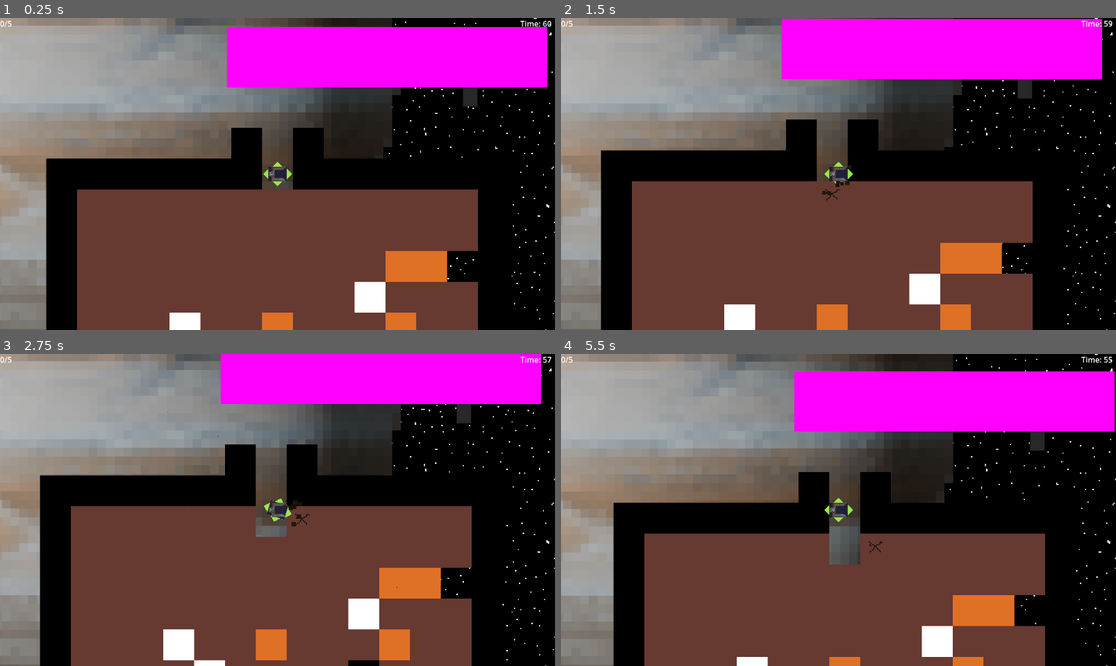
Above: before the commit, frames 1-4 (two rows, left to right).
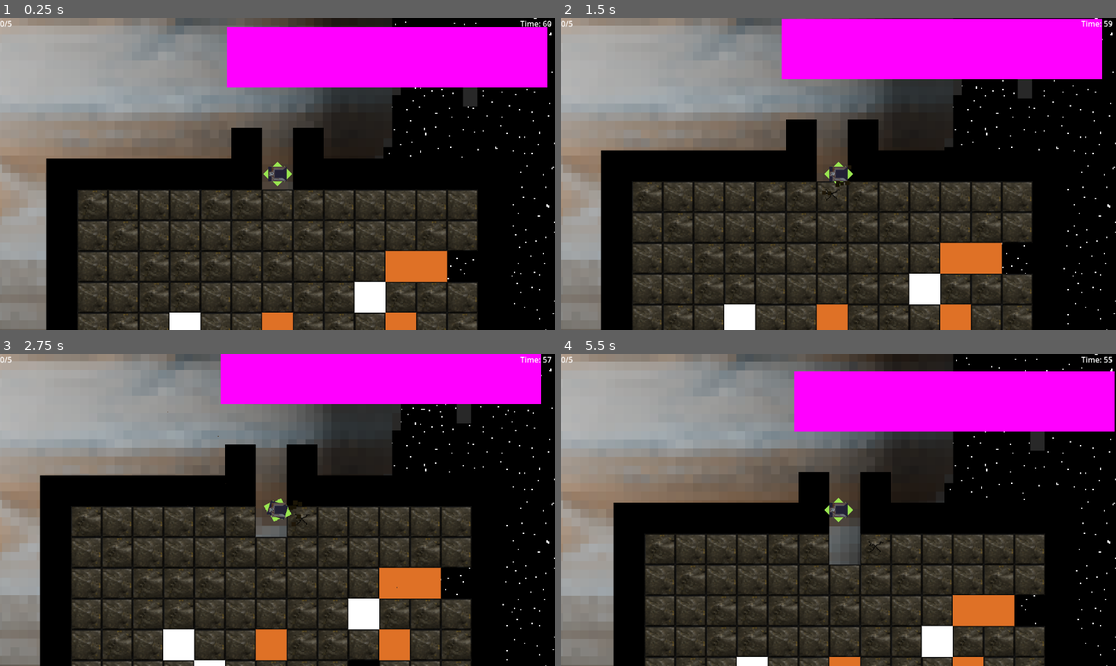
Above: after the commit, the same moments.

Repository: MissionToPsyche-Iridium/iridium_21q_web_game-csu
Game: Godot game, scene res://Scenes/pre.tscn
Two runs of this game, one before a commit and one after it. Both use one fixed random seed, a clock stepped at 60 frames per second and the inputs below.
Inputs:
- Up to frame 1 (0.25 s): no input
- Up to frame 2 (1.5 s): hold D (right) 0.53-1.28 s; hold S (down) from 1.28 s (still down)
- Up to frame 3 (2.75 s): release S (down) at 2.03 s; hold D (right) from 2.03 s (still down)
- Up to frame 4 (5.5 s): release D (right) at 2.78 s; hold W (up) 2.78-3.53 s; hold A (left) 3.53-5.03 s; tap Enter at 4.25 s; tap Space at 5 s; hold S (down) from 5.03 s (still down)

The runs differ from the first frame. In frame 1, 28% of the frame differs, in the area x 13-87%, y 55-100%; in frame 2, 30%; in frame 3, 31%, in the area x 12-85%, y 48-100%; in frame 4, 27%.

Commit message:
Started on new sprites for mine, finished mothership code. Edited timerholder to respect drone stats.

Diff:
--- a/Objects/mine.tscn
+++ b/Objects/mine.tscn
@@ -24,6 +24,10 @@
 3:0/0 = 0
 3:0/0/physics_layer_0/polygon_0/points = PackedVector2Array(-32, -32, 32, -32, 32, 32, -32, 32)
 3:0/0/custom_data_1 = 4
+0:1/0 = 0
+0:1/0/physics_layer_0/polygon_0/points = PackedVector2Array(-32, -32, 32, -32, 32, 32, -32, 32)
+0:1/0/custom_data_0 = true
+0:1/0/custom_data_1 = 1
 
 [sub_resource type="TileSet" id="TileSet_1m28n"]
 tile_size = Vector2i(64, 64)
--- a/Objects/mothership.tscn
+++ b/Objects/mothership.tscn
@@ -11,6 +11,8 @@
 size = Vector2(66.5, 12.5)
 
 [sub_resource type="CapsuleShape2D" id="CapsuleShape2D_mod6i"]
+radius = 9.1
+height = 18.2
 
 [node name="mothership" type="Node2D"]
 scale = Vector2(10, 10)
@@ -44,7 +46,7 @@
 [node name="depot" type="Area2D" parent="."]
 
 [node name="CollisionShape2D" type="CollisionShape2D" parent="depot"]
-position = Vector2(49.2, 25.2)
+position = Vector2(50.1, 20.2)
 shape = SubResource("CapsuleShape2D_mod6i")
 
 [node name="Tube" type="Line2D" parent="."]
--- a/scripts/dronestats.gd
+++ b/scripts/dronestats.gd
@@ -6,12 +6,12 @@
 @onready var grabbercooldown: int = 120 #Frames inbetween grabs, 120 @ 60fps = 2 sec.
 @onready var grabberspeed: float = 0.04 #how fast the grabber moves when grabbing something.
 
-@onready var drillspeed: int = 2 #time (sec) it takes for a drill to fully break a block.
+@onready var drillspeed: float = 1 #time (sec) it takes for a drill to fully break a block.
 @onready var drillstr: int = 0 #TODO, not used anywhere right now.
 
 @onready var dronespeed: int = 200 #How fast the drone moves.
 
-@onready var tubespeed: int = 2 #Time (sec) between objects leaving the drone and entering the mothership.
+@onready var tubespeed: float = 2 #Time (sec) between objects leaving the drone and entering the mothership.
 
 
 
--- a/scripts/mine.gd
+++ b/scripts/mine.gd
@@ -14,6 +14,8 @@
 #3 = Copper
 #4 = Cant mine this rock.
 #5 TODO = Cobalt
+#6 TODO = Gold
+#7 TODO = Cinnabar
 var chancedict = { #Chance of ore spawning. Values MUST equal 100 or weird things happen.
 	0: 7,
 	1: 80,
@@ -30,7 +32,7 @@
 var idpos = {
 	#SUBJECT TO CHANGE
 	#Dict to get the Vector2 pos of said ore on the sprite sheet.
-	1: Vector2(0,0),
+	1: [Vector2(0,0), Vector2(0,1)],
 	2: Vector2(2,0),
 	3: Vector2(1,0),
 	4: Vector2(3,0)
@@ -119,7 +121,13 @@
 			if grid[row][item] == 0:
 				pass
 			else:
-				set_cell(Vector2(item,row), 0, idpos[grid[row][item]])
+				var tilevec = idpos[grid[row][item]]
+				if tilevec is Array:
+					#Random select of ele in array, set it to our final var.
+					set_cell(Vector2(item,row), 0, tilevec[randi_range(0, tilevec.size()-1)])
+					pass
+				else:
+					set_cell(Vector2(item,row), 0, tilevec)
 func punch_enter_hole(): #Edits the tilemap to put an entrence.
 	var middle = round(width / 2)
 	erase_cell(Vector2(middle,0))
--- a/scripts/timerholder.gd
+++ b/scripts/timerholder.gd
@@ -132,7 +132,7 @@
 		var curtimer = timer.instantiate()
 		tilemap.add_child(curtimer)
 		curtimer.cords = cords
-		curtimer.start(1) #Change this to speed var someday. Or come up with math form.
+		curtimer.start(Dronestats.drillspeed) #Change this to speed var someday. Or come up with math form.
 		curtimer.connect("timeout", _timer_timeout.bind(curtimer))
 		curtimer.connect("update_cracked_tile", _update_cracked_tile)
 		curtimer.connect("erase_crack_tile", _erase_crack_tile)
Binary file changed: Assets/sheetore.png
